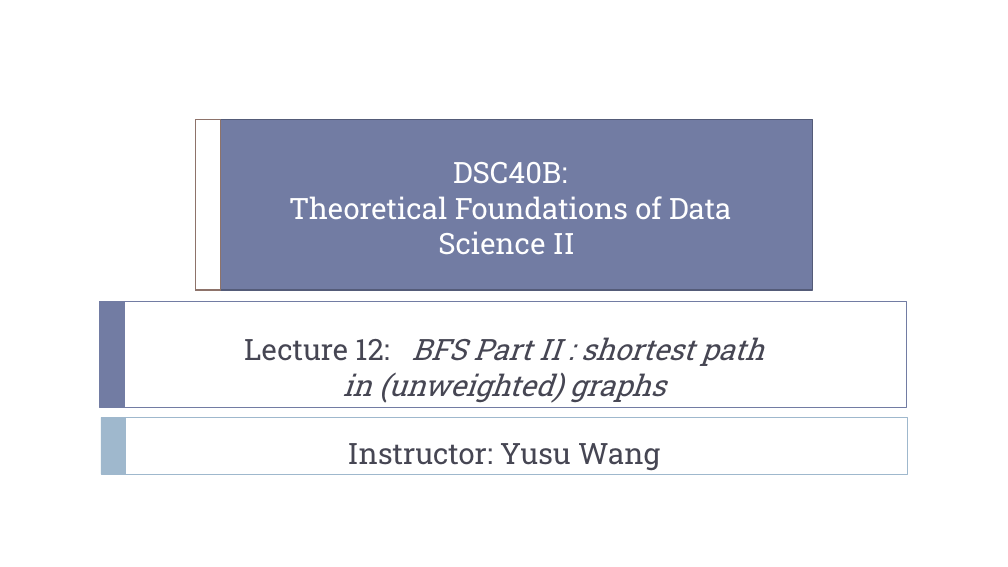
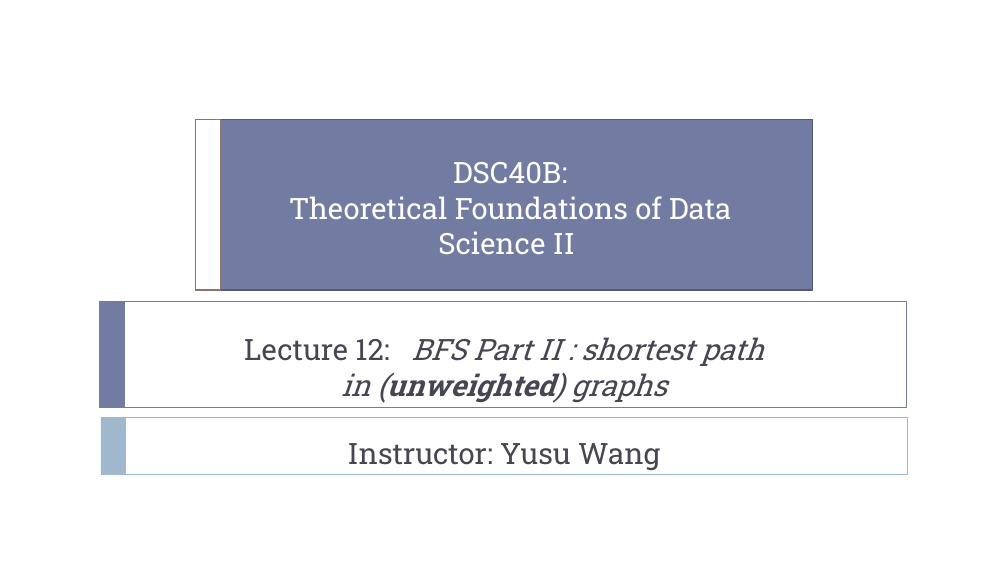
Before and after one commit to dsc-courses/dsc40b-2025-wi, a slide deck: slide 1 of materials/lectures/12-bfs-pt_II/slides.pptx. Drawn at 1008x567 pixels with LibreOffice and Linux fonts; fonts in the diff are those of the drawing. Boxes give left, top, right and bottom in pixels: in the first picture for what was removed or moved away, otherwise in the second. Text is boxed around its words. In the diff, an @@ line names an element or a change of style, - is before the commit and + after.

```diff
--- a/materials/lectures/12-bfs-pt_II/slides.pptx
+++ b/materials/lectures/12-bfs-pt_II/slides.pptx
@@ subtitle at [244,337,764,403]: bold on in "(unweighted)" @@
```
Also in this commit, not shown: 20 other files.
